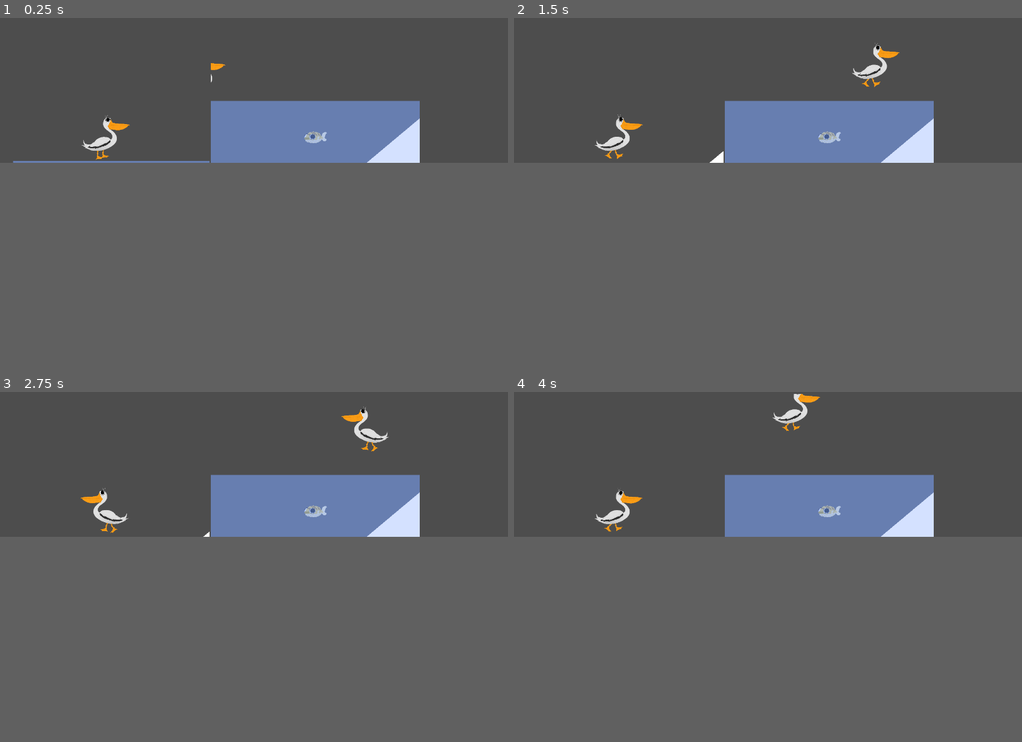
Above: before the commit, frames 1-4 (two rows, left to right).
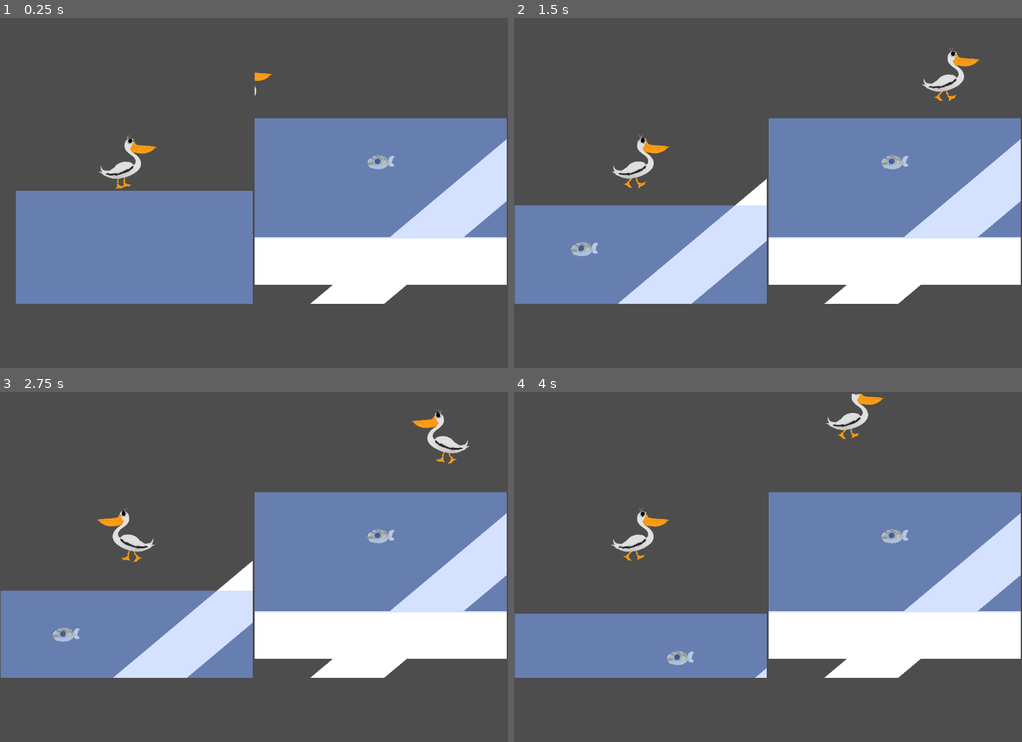
Above: after the commit, the same moments.

Repository: CISC204-S25/final-project-team-6
Game: Godot game, scene res://TestScene.tscn
Two runs of this game, one before a commit and one after it. Both use one fixed random seed, a clock stepped at 60 frames per second and the inputs below.
Inputs:
- Up to frame 1 (0.25 s): no input
- Up to frame 2 (1.5 s): tap Enter at 0.5 s; hold D (BirdRight) from 0.53 s (still down); tap E (BirdPickup) at 0.6, 1.35 s; tap W (BirdUp) at 0.77 s
- Up to frame 3 (2.75 s): tap W (BirdUp) at 1.52 s; release D (BirdRight) at 2.03 s; hold A (BirdLeft) from 2.03 s (still down); tap E (BirdPickup) at 2.1 s
- Up to frame 4 (4 s): release A (BirdLeft) at 2.78 s; hold D (BirdRight) from 2.78 s (still down); tap E (BirdPickup) at 2.85, 3.6 s; tap W (BirdUp) at 3.02, 3.77 s
In our replay, the window is 800x228 before the commit and 800x551 after it. These sizes can differ from the game's own. Grey fills any space a smaller window leaves; there, only what the larger window draws over its background counts as a difference.

The runs differ from the first frame. In frame 1, 40% of the frame differs, in the area x 2-100%, y 12-82%; in frame 2, 40%; in frame 3, 38%; in frame 4, 35%.

Commit message:
Trying to fix window sizes

Diff:
--- a/final-project/TestScene.tscn
+++ b/final-project/TestScene.tscn
@@ -16,6 +16,7 @@
 size = Vector2(1156.5, 282)
 
 [node name="MainScene" type="Node2D"]
+scale = Vector2(5, 5)
 script = ExtResource("1_lminj")
 
 [node name="HBoxContainer" type="HBoxContainer" parent="."]
--- a/final-project/project.godot
+++ b/final-project/project.godot
@@ -17,9 +17,8 @@
 
 [display]
 
-window/size/viewport_width=1400
-window/size/viewport_height=400
-window/size/initial_position_type=0
+window/size/viewport_width=5800
+window/size/viewport_height=4000
 window/stretch/mode="canvas_items"
 
 [input]
